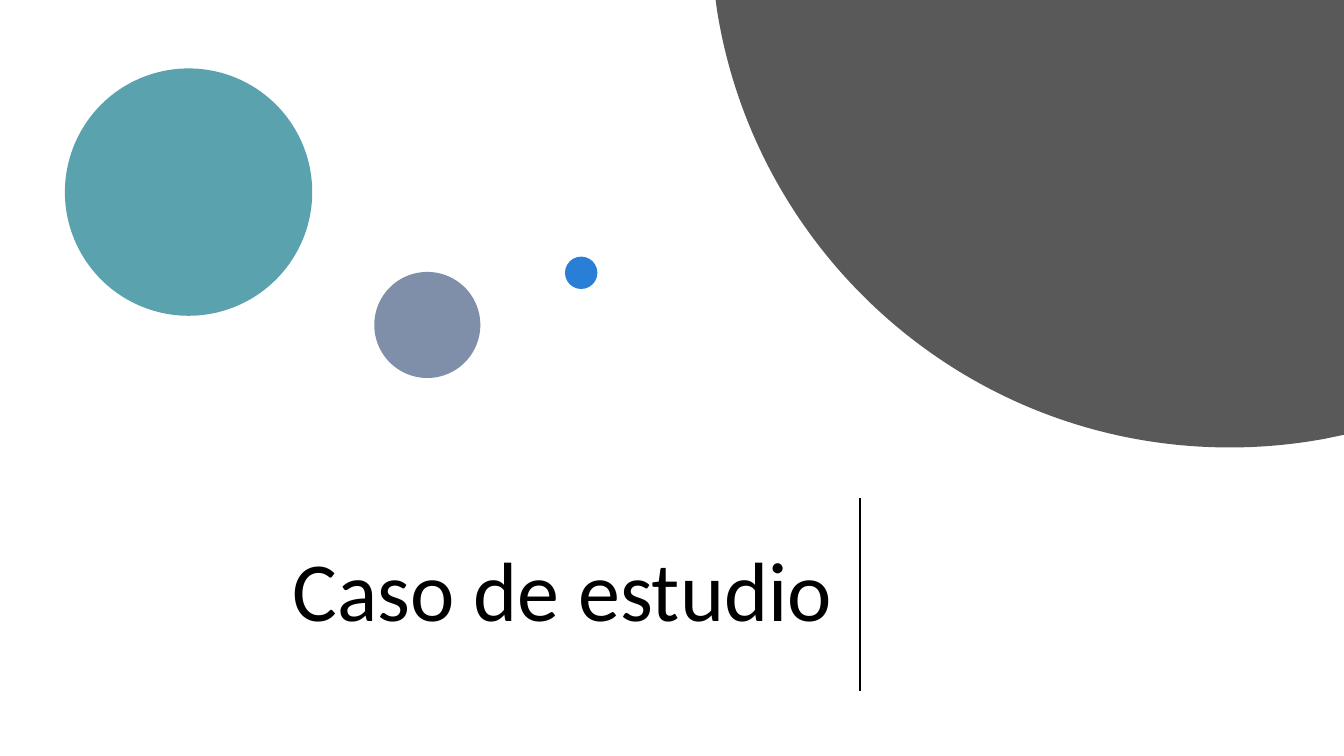
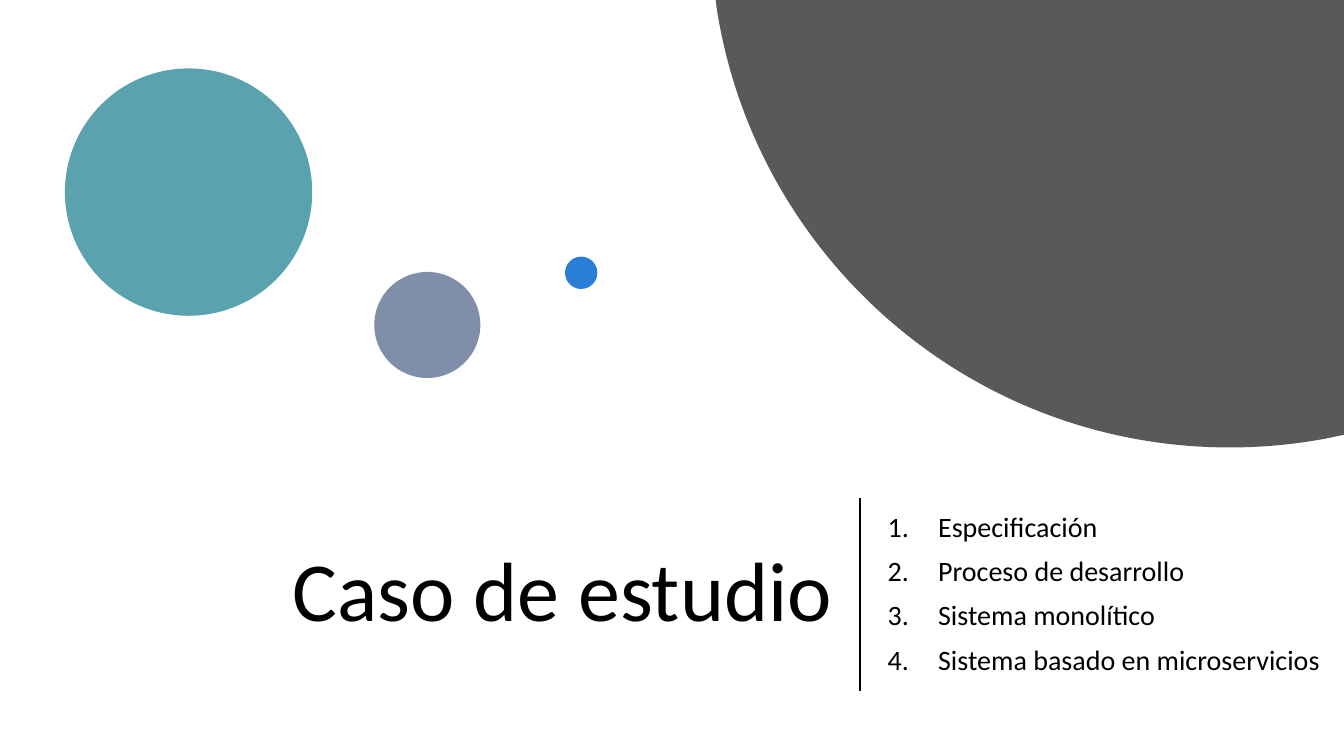
Before and after one commit to VictorIranzo/TFG_Microservices, a slide deck: slide 18 of Trabajo/Presentación/Desarrollo de software basado en microservicios.pptx (slide 17 before the commit). Drawn at 1344x756 pixels with LibreOffice and Linux fonts; fonts in the diff are those of the drawing. Boxes give left, top, right and bottom in pixels: in the first picture for what was removed or moved away, otherwise in the second. Text is boxed around its words. In the diff, an @@ line names an element or a change of style, - is before the commit and + after.

```diff
--- a/Trabajo/Presentación/Desarrollo de software basado en microservicios.pptx
+++ b/Trabajo/Presentación/Desarrollo de software basado en microservicios.pptx
@@ subtitle added at (938, 517, 1320, 671), 20 pt, text #000000 @@
+1. Especificación
+2. Proceso de desarrollo
+3. Sistema monolítico
+4. Sistema basado en microservicios
```
Also in this commit, not shown: 14 other slides changed, 14 slides added, 4 slides removed, 12 other files.
